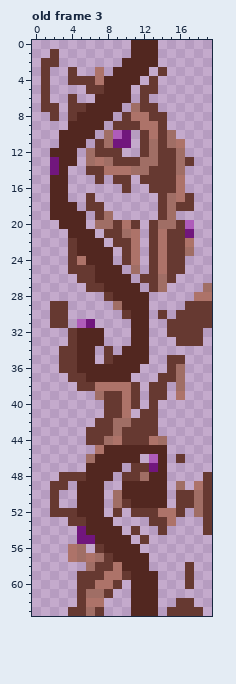
Pixel-art file, stored at assets/enemies/duskrose/vinhas espinhosas.aseprite. The first picture shows the starting point.
20x64 pixels, 4 frames. Colours within 5 levels of each other are drawn and written as one. Shown: old frame 3.
New version:
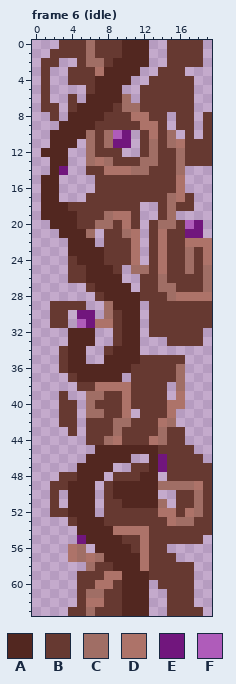
Palette (. is transparent): A #522720  B #663931  C #a06e65  D #ad7369  E #71167d  F #af5cba
A new or re-ordered frame is compared with the old frame closest to it.
Change:
frames 4 -> 6
Changed rows in their new state; - is an unchanged pixel.
Frame 6 (idle) is new; against old frame 3, layers "Layer 2", "Layer 1":
first column x 1:
 0 --BBBCBBBA--.-BBBB-
 1 --BBBCBBBA--.-BBBB-
 2 ----BCCBA---.-BBBB-
 3 ----BB-A---.--BB---
 4 ------A---.--BBBB--
 5 ------A--.---BBBB--
 6 -----A---C--BBBBB--
 7 ----A---BC---BBBB--
 8 ---A---BB------BB-B
 9 --A---BB-------BB-B
10 -A---CB---------B-B
11 -A--.C----------BBB
12 A--.------------BBB
13 -A-.-------------BB
14 -AE----------------
15 A-.----B--B--------
16 A-.---BBB-BB-------
17 A-.---BBBBBBB------
18 A--BB--BBBB--------
19 A---BB--DDB--------
20 -A--BB-----------E-
21 --A--C-----------E-
22 ---A--.B---------DD
23 ---A---BB--------BD
24 ----A--BB-------CBD
25 -----A--B--C----CBC
26 ---B-A---.-----BBBC
27 ------A---.B--CBBB-
28 ------BA---BBBCDD--
29 ---BB--CA--.BBBB---
30 ----EE-CBA-.B-B----
31 ------DDBA-.BB-----
32 ---A--.-BA-.BB-----
33 ---A--.-BA-.--B----
34 ---A-.--A--.-------
35 ---A-.-A---BBB-----
36 ---A------BBBB-----
37 ----A----.BBB------
38 -----------B-------
39 --B--C-----B-------
40 --BB-CB----B-BDD---
41 --BB-CC------BD----
42 --BB-B-------DC----
43 ---B---------CBB---
44 --------------BB---
45 ------A------BBBB--
46 -----A----.-AEB-BB-
47 ----A---.---AEBBBBB
48 ----A--.B--A-.BBBB-
49 ---A--.BA----CC-C--
50 ---A--.BA----.-----
51 ---A--.BBA---C-----
52 ---A--.B-B------D--
53 ----A--BBBBB---CCB-
54 ----A---DDDDB-BBBB-
55 -----A---BBDBBBBBB-
56 ------A---BDBB-----
57 -------A---DBBB----
58 --------A--DBBBB---
59 ---------A--BBBB---
60 ---------A--.BBB---
61 --------BA--.-BBB--
62 -------BBA--.-B----
63 -------BBA--.------
